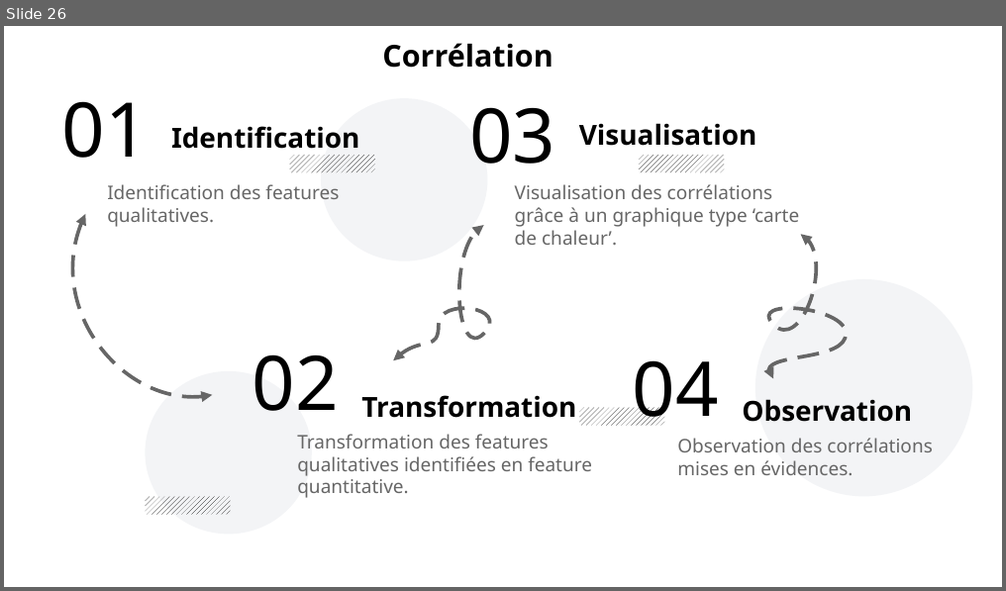
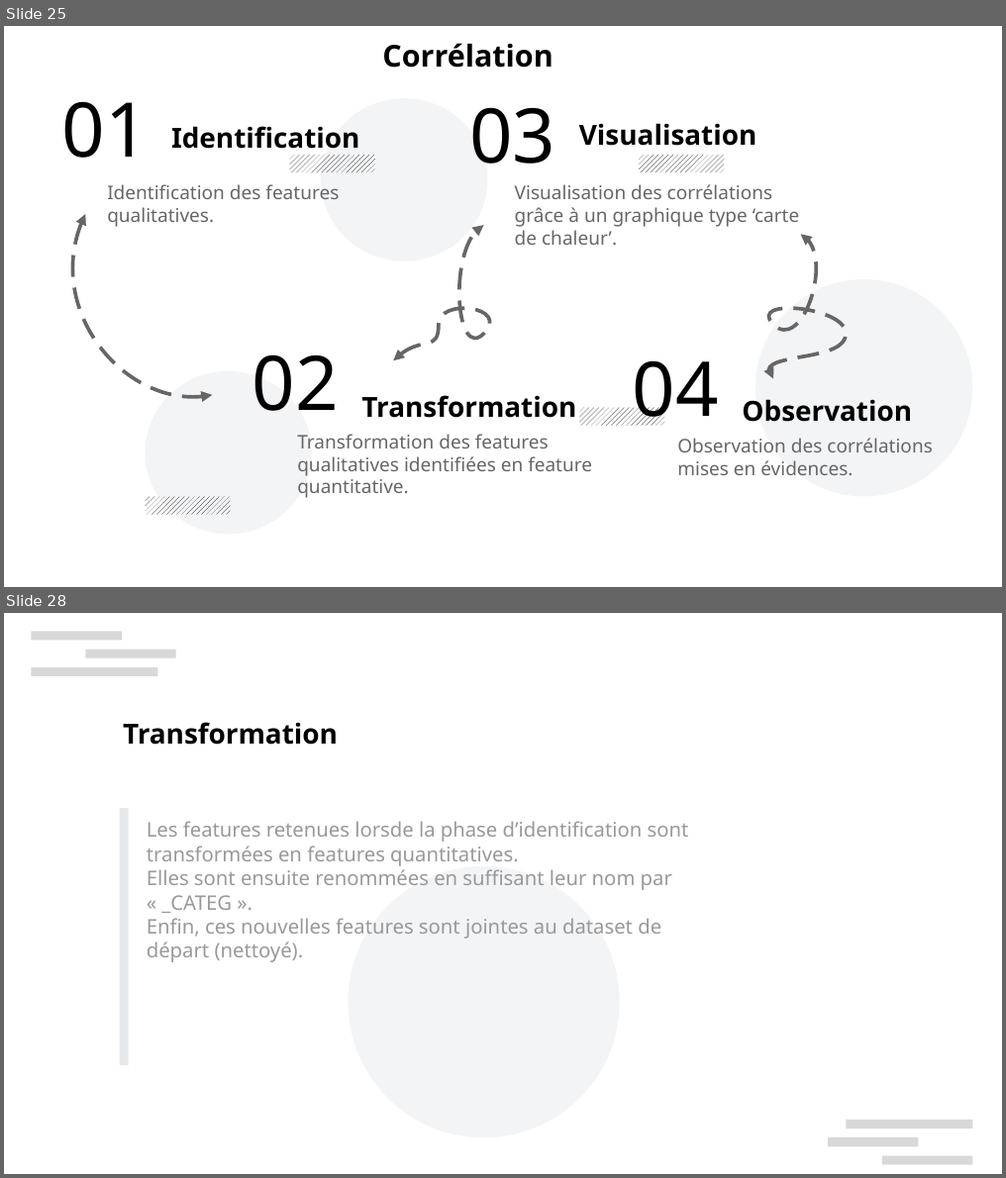
Before and after one commit to curiousmindflow/oc-ml-p2, a slide deck: report/P2_01_presentation.odp. Shown one above the other, each under a label of ours: slide 26 before the commit, slides 25 and 28 after it; the slides between them are not shown. The pictures are 1006x591 and 1006x1178 pixels, drawn with LibreOffice and Linux fonts; fonts in the diff are those of the drawing; background and template pictures are left out. Boxes give left, top, right and bottom in pixels: in the first picture for what was removed or moved away, otherwise in the second. Text is boxed around its words. In the diff, an @@ line names an element or a change of style, - is before the commit and + after.

```diff
--- a/report/P2_01_presentation.odp
+++ b/report/P2_01_presentation.odp
@@ slide 28 added at box(4, 613, 1002, 1174), background #FFFFFF @@
@@ rectangle added at box(31, 631, 122, 640), fill #CCCCCC at 75% opacity @@
@@ rectangle added at box(31, 667, 157, 676), fill #CCCCCC at 75% opacity @@
@@ rectangle added at box(85, 650, 176, 659), fill #CCCCCC at 75% opacity @@
@@ text added at box(123, 722, 338, 745), 22 pt, text #000000, bold @@
+Transformation
@@ rectangle added at box(120, 809, 129, 1065), fill #CED4DA at 50% opacity @@
@@ text added at box(147, 821, 689, 962), 16 pt, text #999999 @@
+Les features retenues lorsde la phase d’identification sont transformées en features quantitatives.
+Elles sont ensuite renommées en suffisant leur nom par « _CATEG ».
+Enfin, ces nouvelles features sont jointes au dataset de départ (nettoyé).
@@ ellipse added at box(349, 866, 620, 1139), fill #8D99AE at 10% opacity @@
@@ rectangle added at box(828, 1139, 919, 1148), fill #CCCCCC at 75% opacity @@
@@ rectangle added at box(846, 1120, 973, 1129), fill #CCCCCC at 75% opacity @@
@@ rectangle added at box(882, 1157, 973, 1165), fill #CCCCCC at 75% opacity @@
@@ what was slide 26 is now slide 25 @@
```
Also in this commit, not shown: 3 slides changed, 16 other slides added, 5 slides removed, 19 other files.
